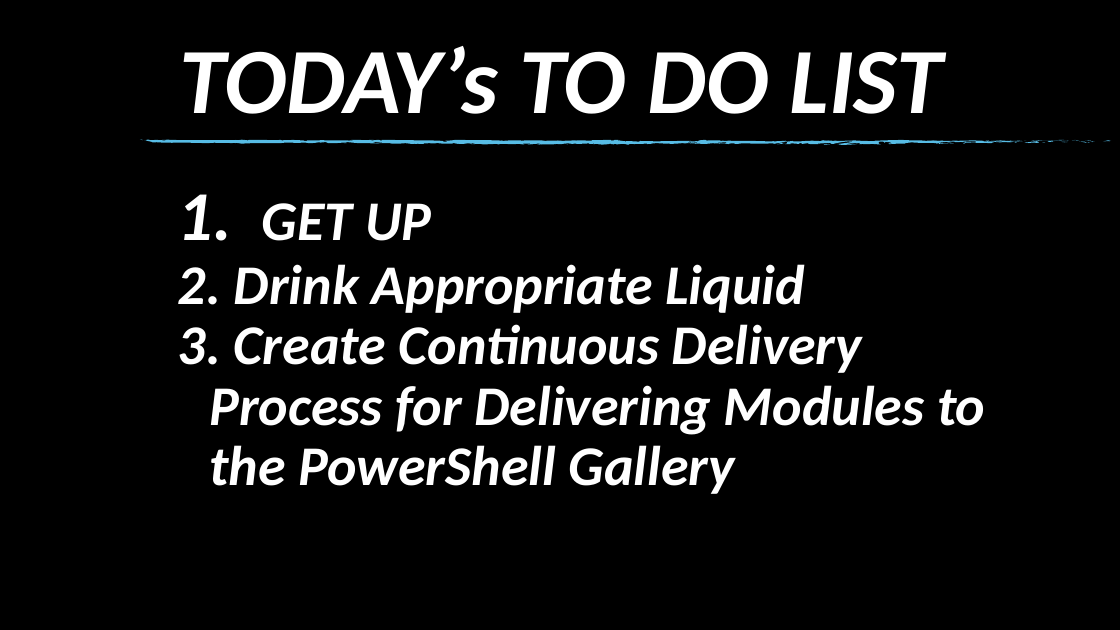
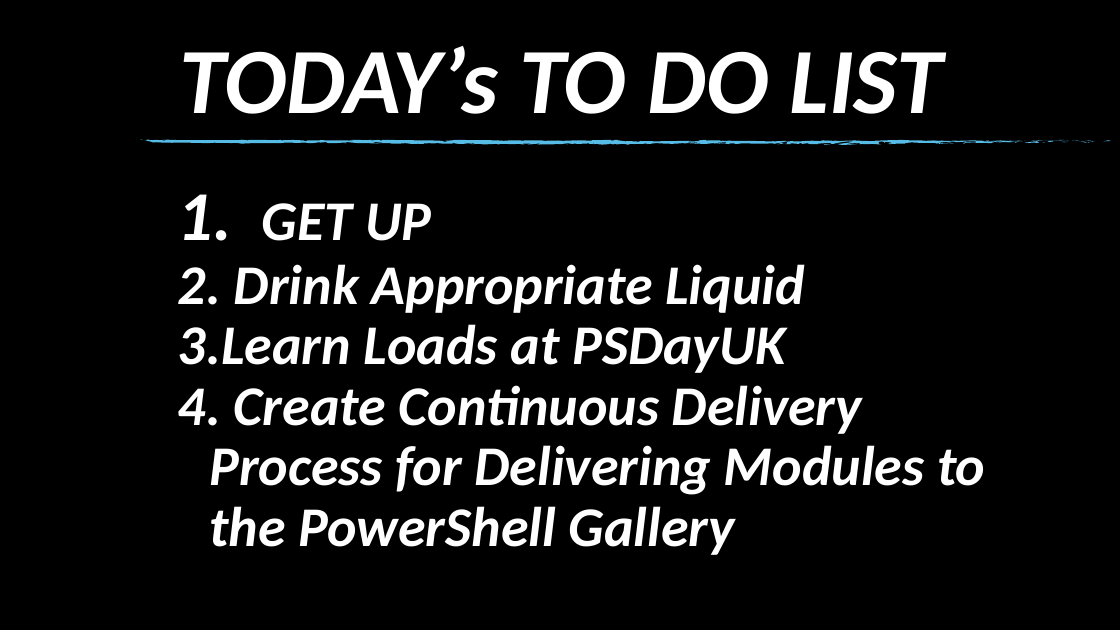
Before and after one commit to SQLDBAWithABeard/Presentations, a slide deck: slide 4 of PSDayUK 2017 - Continuous Delivery to PowerShell Gallery/Continuous Delivery For Modules To PowerShell Gallery.pptx (slide 3 before the commit). Drawn at 1120x630 pixels with LibreOffice and Linux fonts; fonts in the diff are those of the drawing; background and template pictures are left out. Boxes give left, top, right and bottom in pixels: in the first picture for what was removed or moved away, otherwise in the second. Text is boxed around its words. In the diff, an @@ line names an element or a change of style, - is before the commit and + after.

```diff
--- a/PSDayUK 2017 - Continuous Delivery to PowerShell Gallery/Continuous Delivery For Modules To PowerShell Gallery.pptx
+++ b/PSDayUK 2017 - Continuous Delivery to PowerShell Gallery/Continuous Delivery For Modules To PowerShell Gallery.pptx
@@ text at <box>178,324,786,373</box>: paragraph added @@
+3. Learn Loads at PSDayUK
```
Also in this commit, not shown: 1 other slide changed, 1 slide added.
